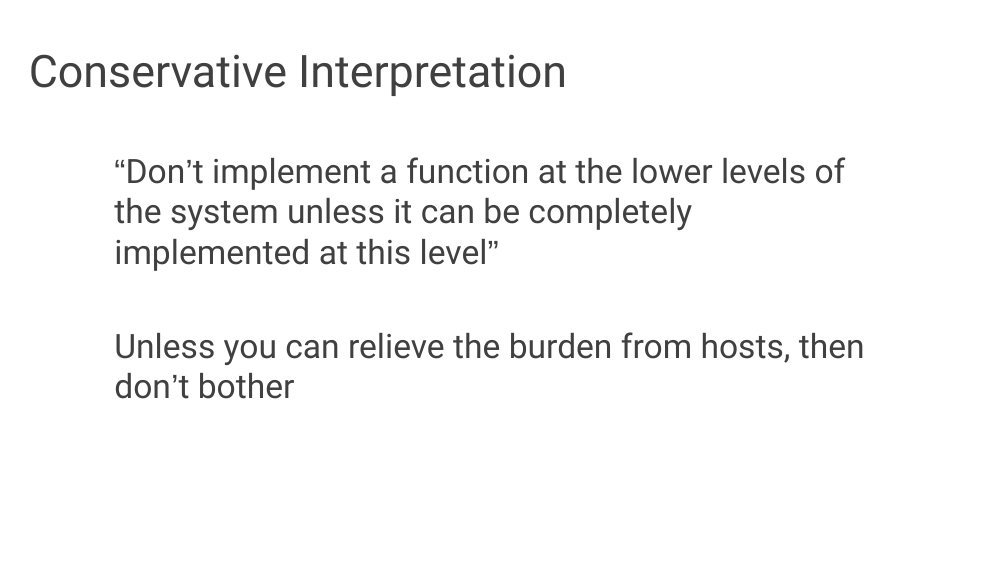
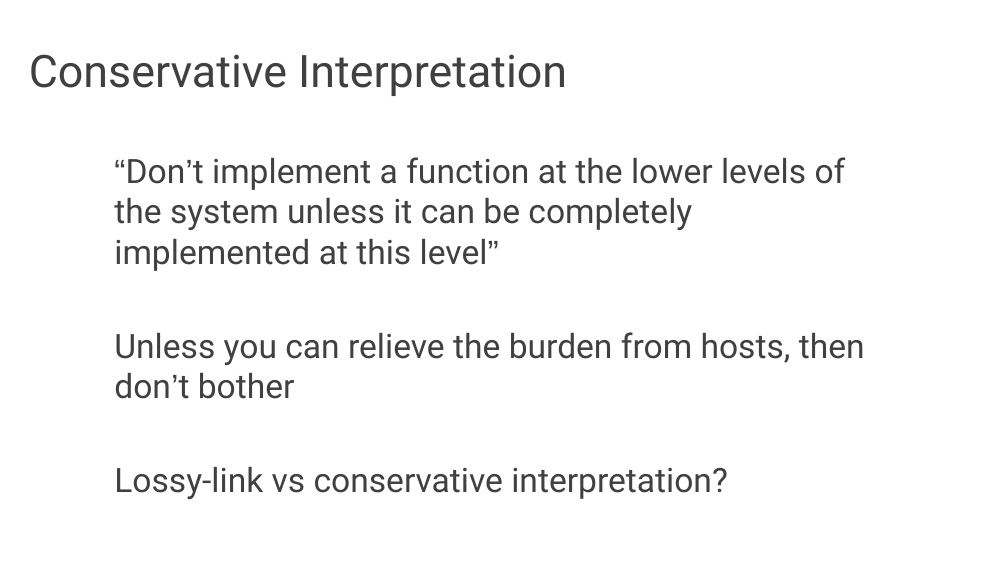
Before and after one commit to audreyccheng/cs262a-spring2025, a slide deck: slide 13 of notes/04-e2e-projects.pptx (slide 12 before the commit). Drawn at 1008x567 pixels with LibreOffice and Linux fonts; fonts in the diff are those of the drawing. Boxes give left, top, right and bottom in pixels: in the first picture for what was removed or moved away, otherwise in the second. Text is boxed around its words. In the diff, an @@ line names an element or a change of style, - is before the commit and + after.

```diff
--- a/notes/04-e2e-projects.pptx
+++ b/notes/04-e2e-projects.pptx
@@ text at bbox=[114, 467, 728, 499]: paragraph added @@
+Lossy-link vs conservative interpretation?
```
Also in this commit, not shown: 10 other slides changed, 8 slides added, 49 slides removed, 1 other file.
